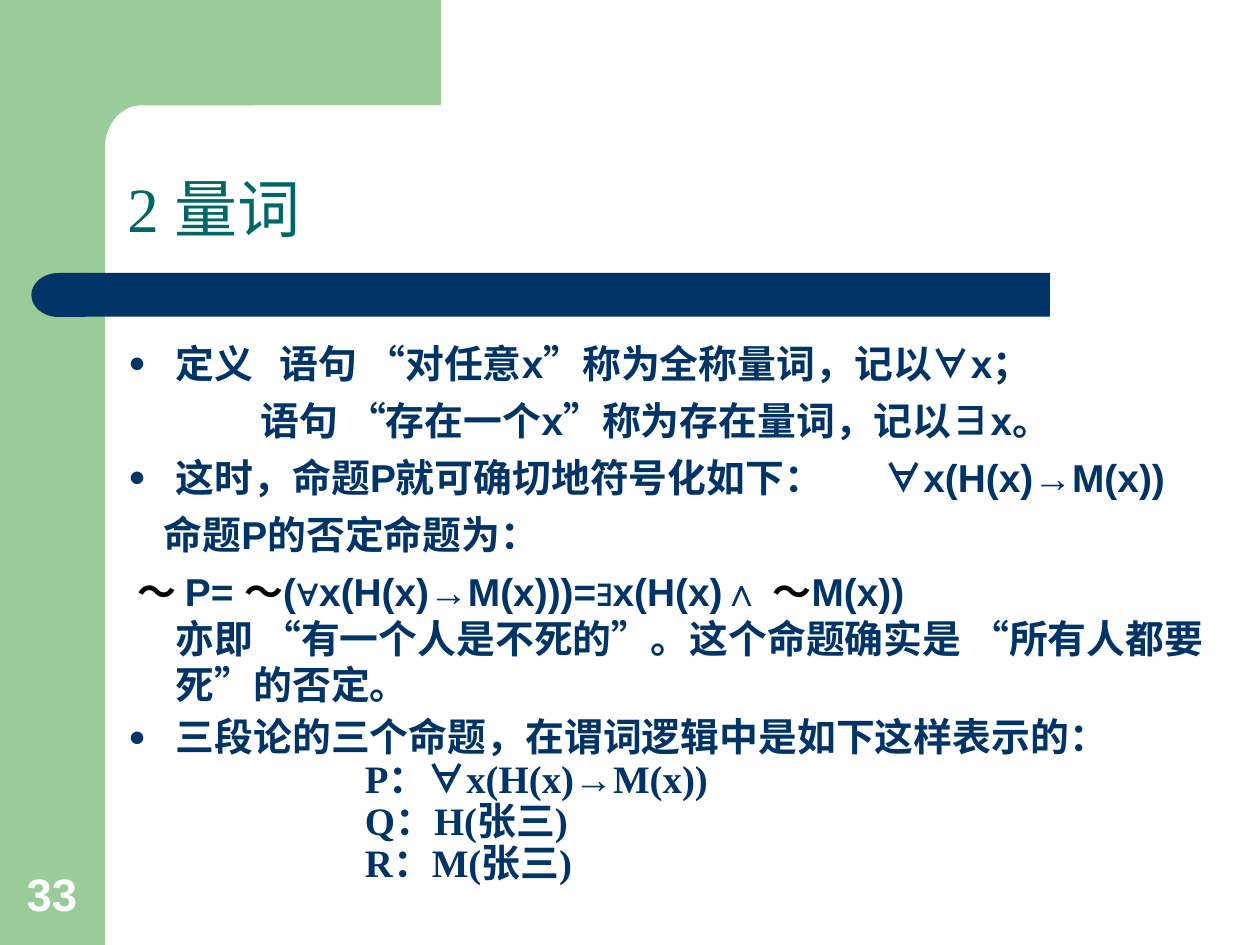
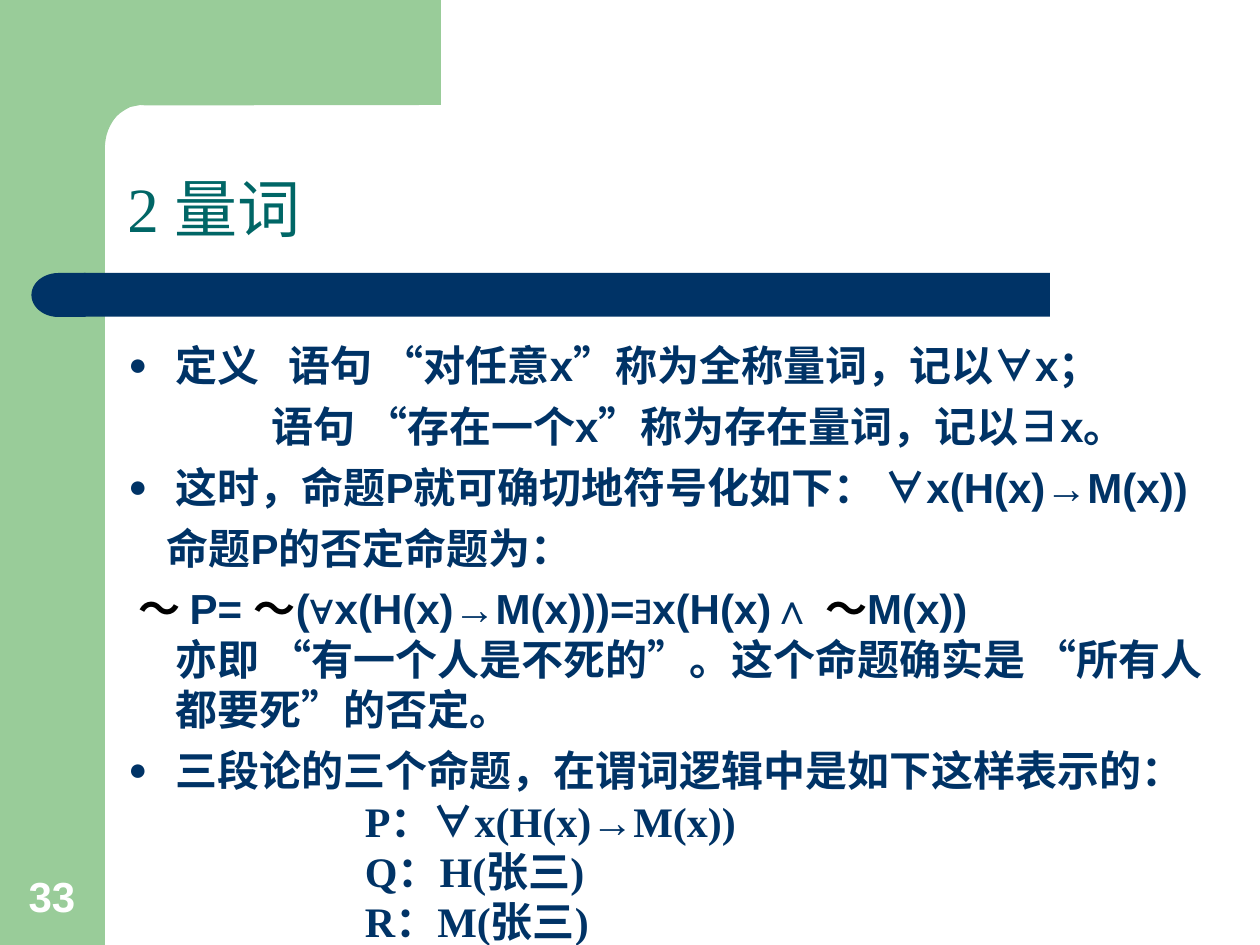
Before and after one commit to jxwb088047/AI_Review, a slide deck: slide 33 of 人工智能PPT/5. 逻辑表示及推理方法.ppt. Drawn at 1260x945 pixels with LibreOffice and Linux fonts; fonts in the diff are those of the drawing. Boxes give left, top, right and bottom in pixels: in the first picture for what was removed or moved away, otherwise in the second. Text is boxed around its words. In the diff, an @@ line names an element or a change of style, - is before the commit and + after.

```diff
--- a/人工智能PPT/5. 逻辑表示及推理方法.ppt
+++ b/人工智能PPT/5. 逻辑表示及推理方法.ppt
@@ text "定义 语句 “对任意x”称为全称量词，记以∀x；" at [167,345,1203,945]: size 22.2 to 24 pt; line spacing 0.9 to 1 @@
@@ page number at [29,883,76,913]: size 26 to 24.1 pt @@
```
Also in this commit, not shown: 12 other slides changed, 10 other files.
